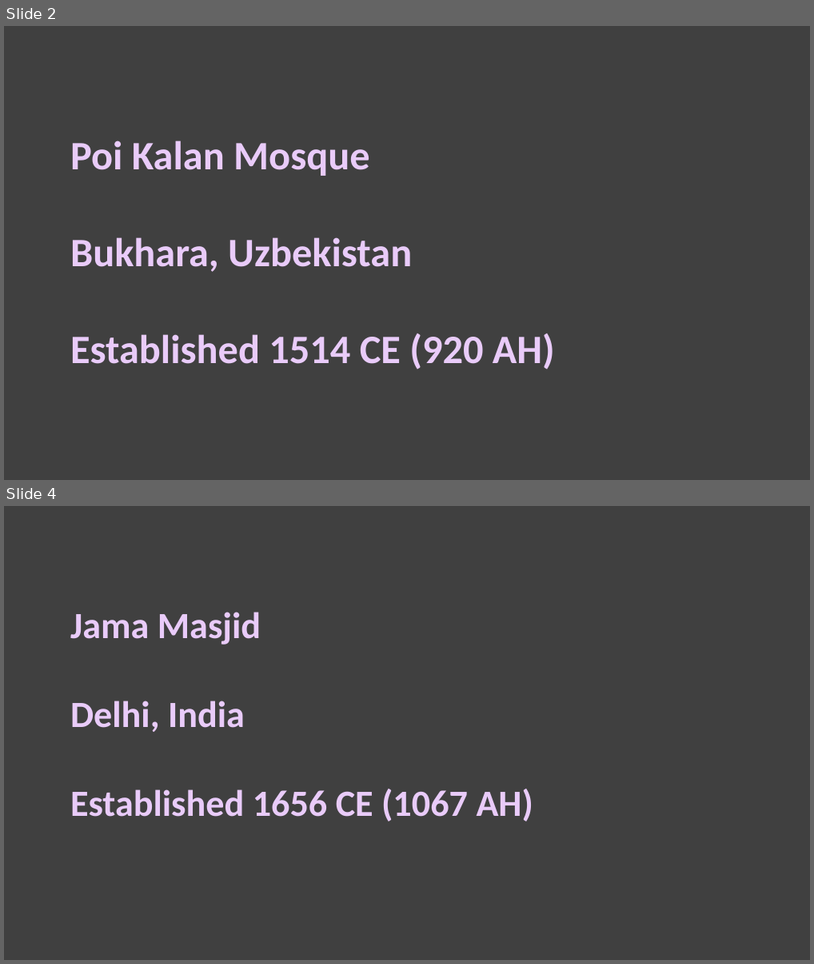
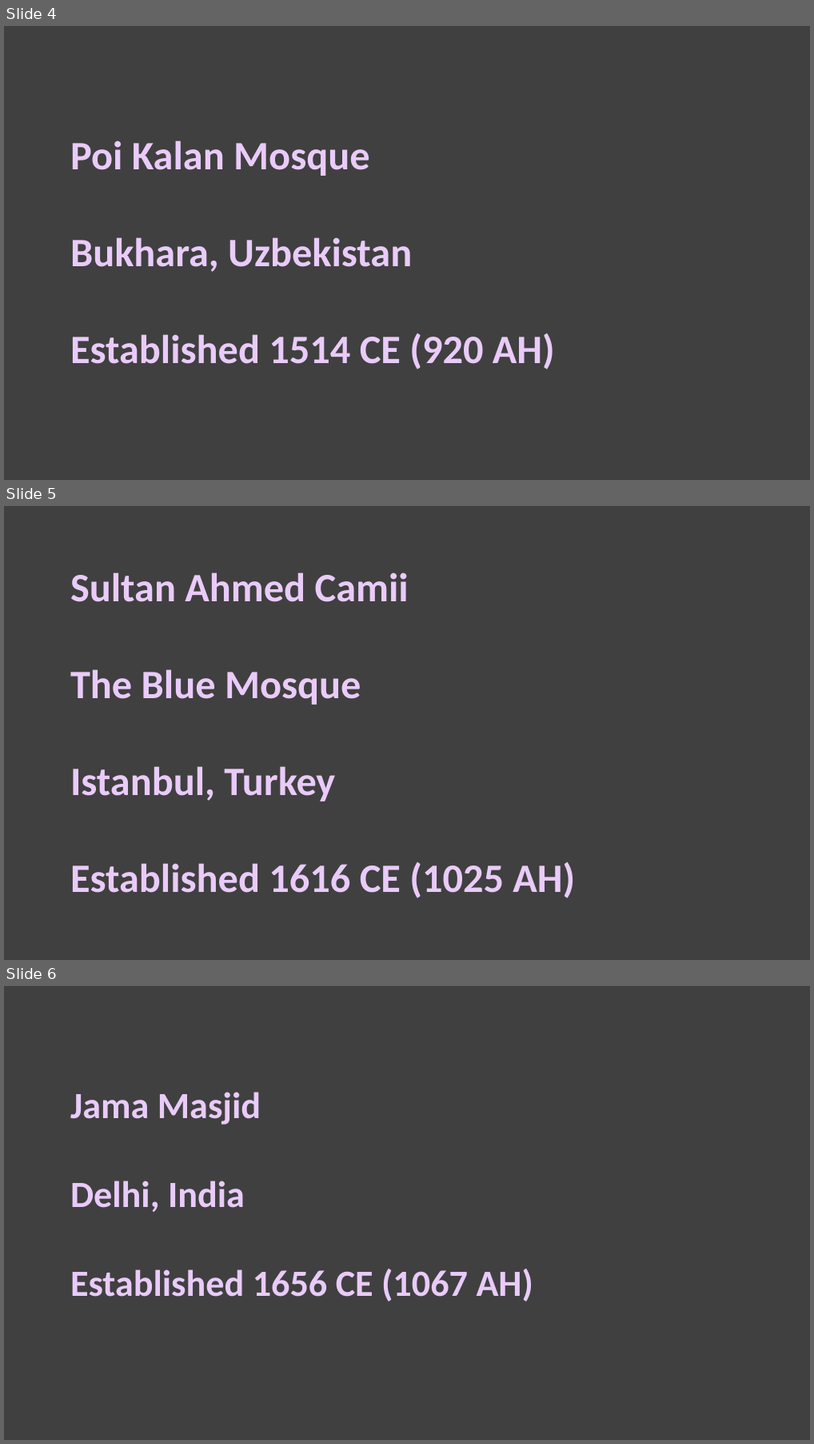
Before and after one commit to bostongfx/cs460student_2020, a slide deck: project/illustrations/infopanels.pptx. Shown one above the other, each under a label of ours: slides 2 and 4 before the commit, slides 4, 5 and 6 after it; the slides between them are not shown. The pictures are 814x964 and 814x1444 pixels, drawn with LibreOffice and Linux fonts; fonts in the diff are those of the drawing. Boxes give left, top, right and bottom in pixels: in the first picture for what was removed or moved away, otherwise in the second. Text is boxed around its words. In the diff, an @@ line names an element or a change of style, - is before the commit and + after.

```diff
--- a/project/illustrations/infopanels.pptx
+++ b/project/illustrations/infopanels.pptx
@@ slide 5 added at (4,506,810,960), background #404040 @@
@@ text added at (70,572,575,898), 48 pt, text #E9CBF9, bold @@
+Sultan Ahmed Camii
+The Blue Mosque
+Istanbul, Turkey
+Established 1616 CE (1025 AH)
@@ what was slide 2 is now slide 4 @@
@@ what was slide 4 is now slide 6 @@
```
Also in this commit, not shown: 1 other slide added, 30 other files.
